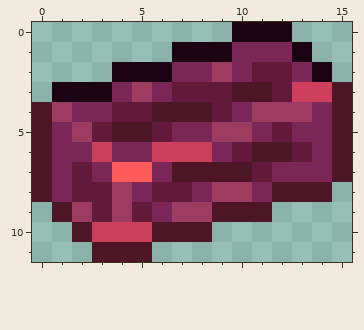
Two versions of one pixel-art sprite, Items/Others/Crafting/PhanticBar.png. The picture above was drawn from the file before the commit.
The file is 32x24 pixels, drawn in blocks of 2x2; one block is one cell here.
Once edited:
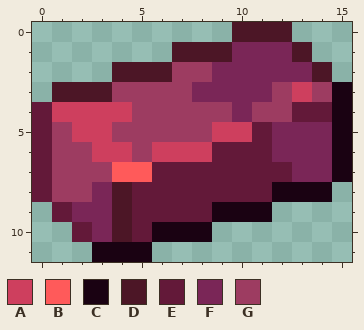
Palette (. is transparent): A #ce3f5e  B #ff5a5a  C #1a0212  D #4c1626  E #631939  F #7a2657  G #9d3c61
From old to new:
@@ x 0..15 @@
- 0 ..........CCC...
- 1 .......CCCFFFC..
- 2 ....CCCFFGFEEFC.
- 3 .CCCFGFEEEDDEAAD
- 4 DGFFEEDDDEFGGGFD
- 5 DFGEDDEFFGGFEFFD
- 6 DFFAFFAAAFEDDEFD
- 7 DFEFBBFDDDDEFFFD
- 8 DFEEGFEEFGGFDDD.
- 9 .DGEGEFGGDDD....
-10 ..DAAADDD.......
-11 ...DDD..........
+ 0 ..........DDD...
+ 1 .......DDDFFFD..
+ 2 ....DDDGGFFFFFD.
+ 3 .DDDGGGGFFFFGAGC
+ 4 EAAAAGGGGGFGGEEC
+ 5 EGAAGGGGGAAEFFFC
+ 6 EGGAAGAAAEEEFFFC
+ 7 EGGGBBEEEEEEEFFC
+ 8 EGGFDEEEEEEECCC.
+ 9 .EFFDEEEECCC....
+10 ..EFDECCC.......
+11 ...CCC..........
Pixel boxes of the changes (left, top, right, bottom) in both pictures:
changed: (32, 22, 352, 262)
